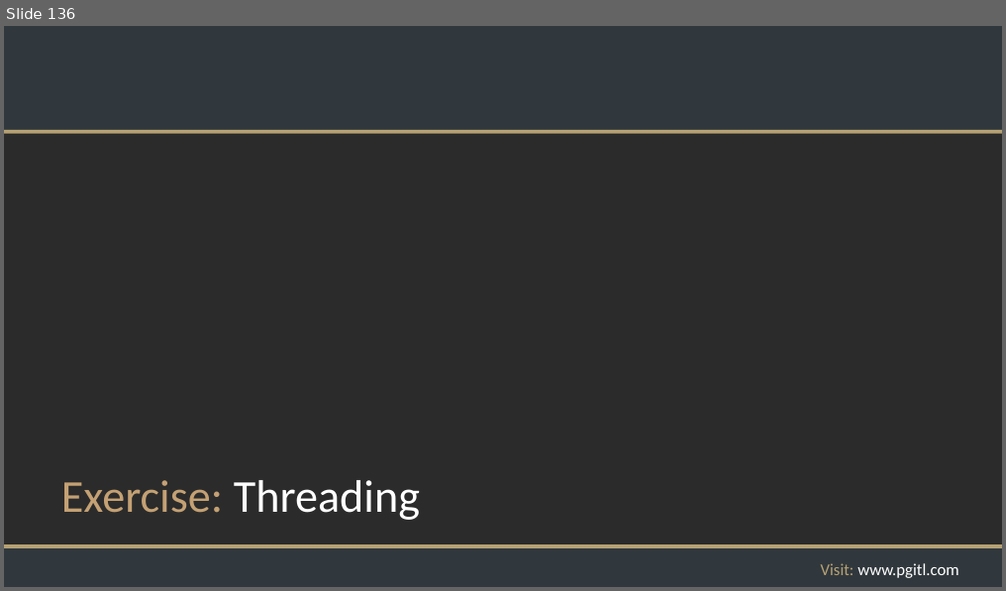
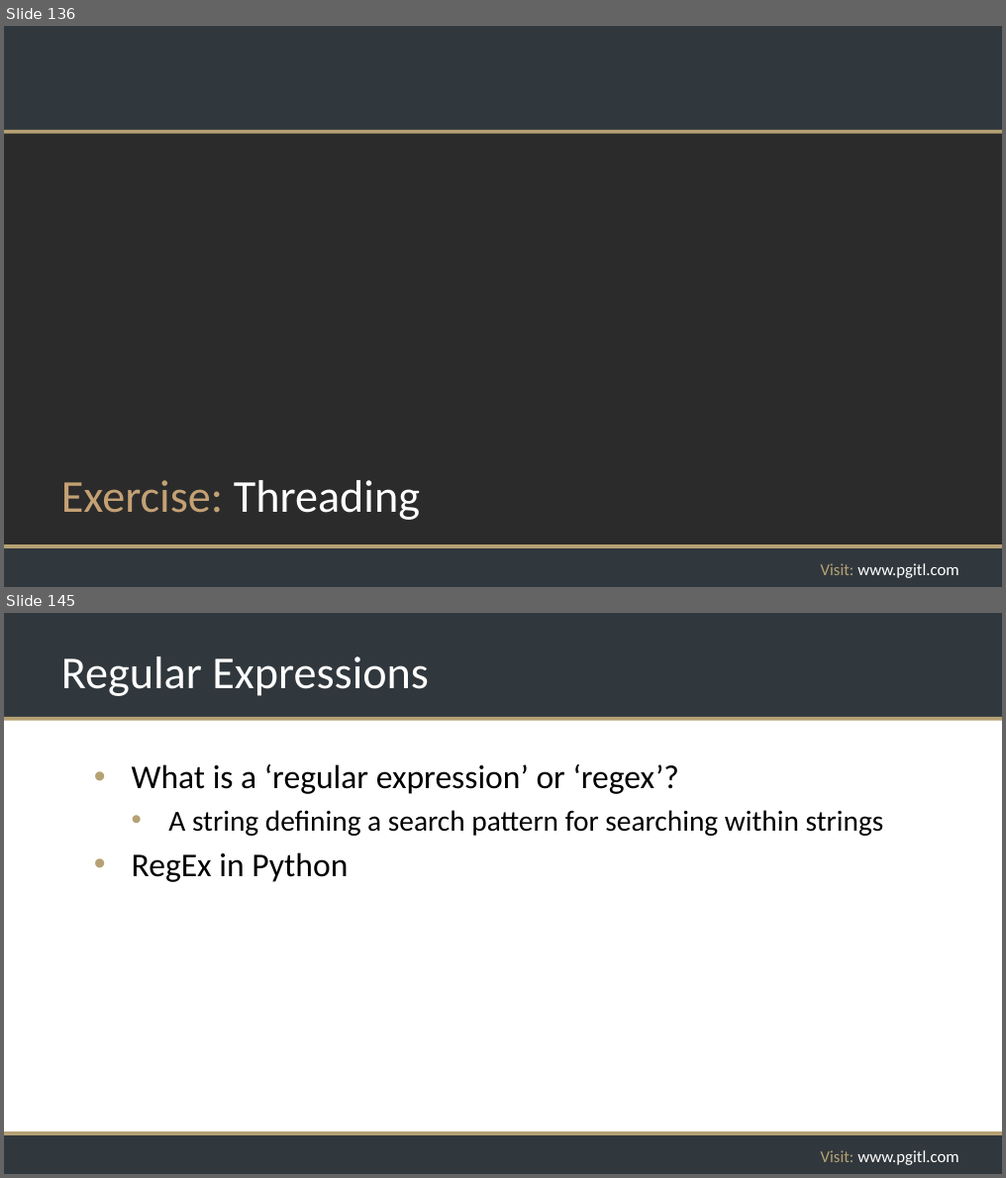
Before and after one commit to rikkouri/project-a, a slide deck: Programming Foundations.pptx. Shown one above the other, each under a label of ours: slide 136 before the commit, slides 136 and 145 after it; the slides between them are not shown. The pictures are 1006x591 and 1006x1178 pixels, drawn with LibreOffice and Linux fonts; fonts in the diff are those of the drawing; background and template pictures are left out; a plain dark background stands for a picture behind light text. Boxes give left, top, right and bottom in pixels: in the first picture for what was removed or moved away, otherwise in the second. Text is boxed around its words. In the diff, an @@ line names an element or a change of style, - is before the commit and + after.

```diff
--- a/Programming Foundations.pptx
+++ b/Programming Foundations.pptx
@@ slide 145 added at <box>4,613,1002,1174</box>, background #FFFFFF; not listed: 5 template elements that a slide beside it also shows @@
@@ title added at <box>61,657,429,696</box>, 44 pt, text #FFFFFF @@
+Regular Expressions
@@ text added at <box>132,764,884,882</box>, 28 pt, text #000000 @@
+• What is a ‘regular expression’ or ‘regex’?
+  • A string defining a search pattern for searching within strings
+• RegEx in Python
```
Also in this commit, not shown: 1 slide changed, 18 other slides added, 1 slide removed.
